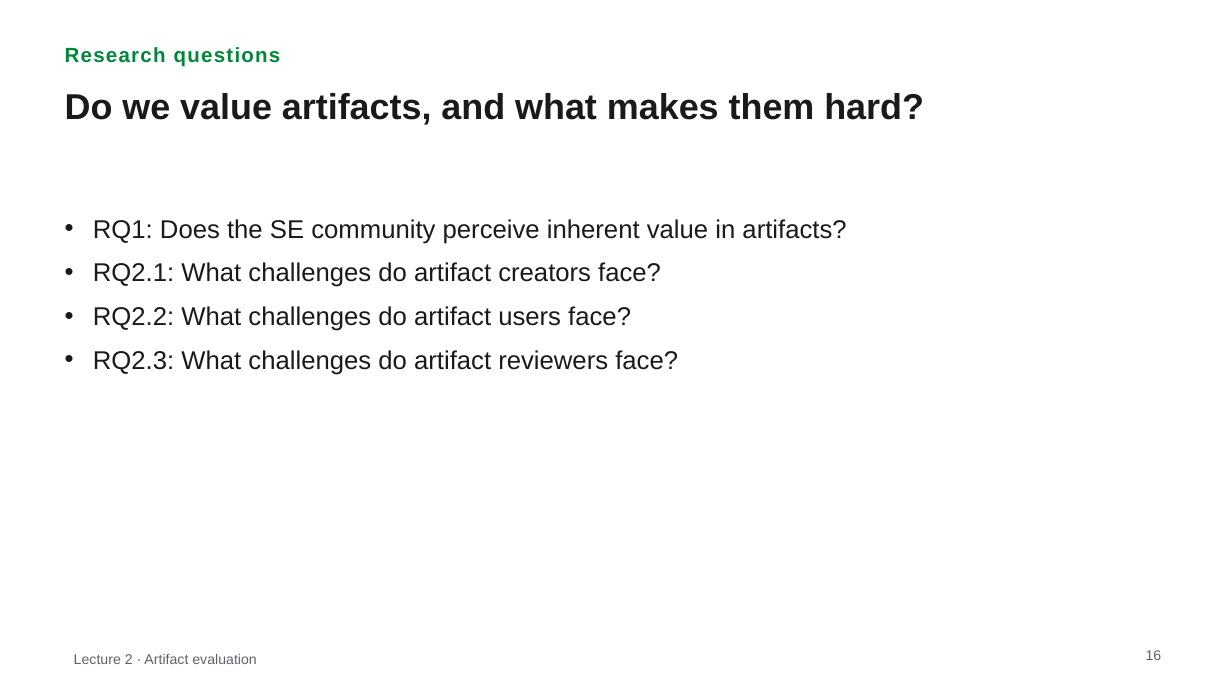
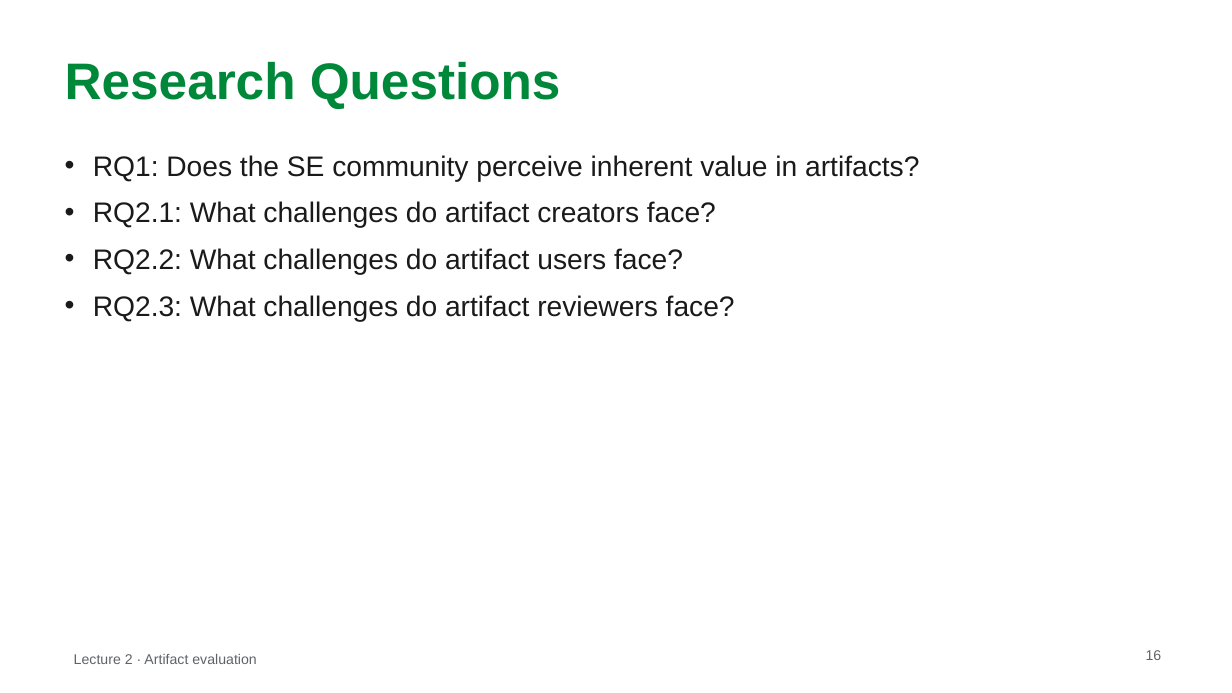
Before and after one commit to MarkAndreDuesing/Reprod_Docs_And_Notes, a slide deck: slide 16 of Vorl_2/slides/lecture2-style-B.pptx. Drawn at 1232x693 pixels with LibreOffice and Linux fonts; fonts in the diff are those of the drawing. Boxes give left, top, right and bottom in pixels: in the first picture for what was removed or moved away, otherwise in the second. Text is boxed around its words. In the diff, an @@ line names an element or a change of style, - is before the commit and + after.

```diff
--- a/Vorl_2/slides/lecture2-style-B.pptx
+++ b/Vorl_2/slides/lecture2-style-B.pptx
@@ text "Research Questions" at bbox=[65, 61, 561, 109]: vertical alignment top to middle @@
@@ text at bbox=[65, 61, 561, 109]: text changed; size 16 to 40 pt @@
-Research questions
+Research Questions
@@ text removed at bbox=[65, 93, 924, 125] @@
-Do we value artifacts, and what makes them hard?
@@ text "RQ1: Does the SE community ...": place and size @@
-text "RQ1: Does the SE community ..." at bbox=[93, 219, 846, 375]
+text "RQ1: Does the SE community ..." at bbox=[93, 155, 919, 322]
@@ text "RQ1: Does the SE community ..." at bbox=[93, 155, 919, 322]: size 20 to 22 pt @@
```
Also in this commit, not shown: 26 other slides changed, 2 slides added, 2 slides removed, 2 other files.
